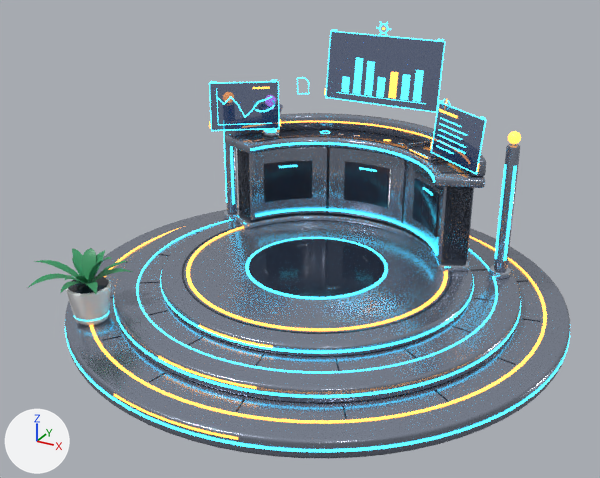
Two versions of the glTF model assets/models/stations/main_desk.glb, one commit apart.
Rendered twice from a 50 mm lens placed at (2.82, -5.41, 3.26), pointed at (-0.03, -0.22, 0.67). The lights are fixed; the arrows at lower left show +X, +Y and +Z. The older version comes first. Vertices at exactly the same position are counted once.

The first picture shows 'main_desk'.
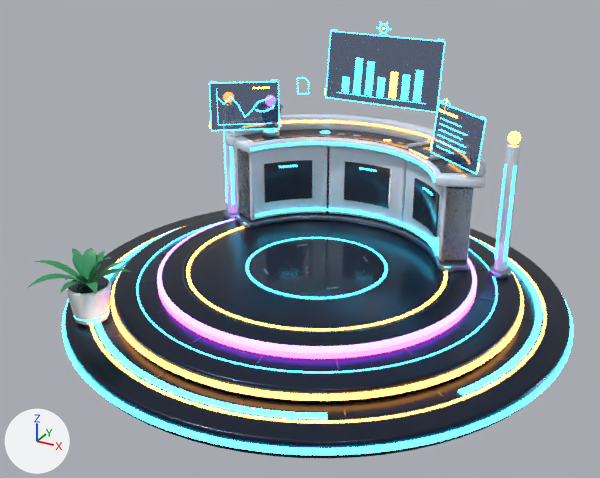
Changed parts and their boxes [x1, y1, x2, y2] in the pictures (600 x 478 px):
'main_desk', surface changed, recoloured, reshaped
    before: [29, 21, 570, 459]
    after: [29, 21, 573, 459]
part 1 of me_main_desk, added
    after: [458, 237, 542, 396]
part 2 of me_main_desk, added
    after: [95, 228, 328, 420]
part 3 of me_main_desk, built on
    before: [65, 271, 570, 453]
    after: [62, 218, 573, 455]
part 4 of me_main_desk, recoloured
    both: [65, 208, 570, 459]

The change, as a list of edits to the scene's bpy script:
```text
Change mat_panel:
    mat_panel.metallic: 0.75 -> 0.0
    mat_panel.base_color: (0.3, 0.34, 0.43) -> (0.693, 0.761, 0.855)  # grey #959eaf -> white #d9e2ee
Change mat_gloworange:
    mat_gloworange.emission_strength: 2.4 -> 7.0
Add mat_glowpinkt2:
    mat_glowpinkt2 = principled_material('GlowPinkT2')
    mat_glowpinkt2.base_color = (1.0, 0.08, 0.69)  # pink #ff50d8
    mat_glowpinkt2.roughness = 0.3
    mat_glowpinkt2.emission_color = (1.0, 0.08, 0.69)  # pink #ff50d8
    mat_glowpinkt2.emission_strength = 6.0
Add mat_glowambert2:
    mat_glowambert2 = principled_material('GlowAmberT2')
    mat_glowambert2.base_color = (1.0, 0.33, 0.045)  # orange #ff9b3c
    mat_glowambert2.roughness = 0.3
    mat_glowambert2.emission_color = (1.0, 0.33, 0.045)  # orange #ff9b3c
    mat_glowambert2.emission_strength = 8.0
Add mat_daismetal:
    mat_daismetal = principled_material('DaisMetal')
    mat_daismetal.base_color = (0.03, 0.04, 0.07)  # dark blue #30384b
    mat_daismetal.metallic = 0.9
    mat_daismetal.roughness = 0.28
Add mat_glowviolett2:
    mat_glowviolett2 = principled_material('GlowVioletT2')
    mat_glowviolett2.base_color = (0.254, 0.107, 1.0)  # purple #8a5cff
    mat_glowviolett2.roughness = 0.3
    mat_glowviolett2.emission_color = (0.254, 0.107, 1.0)  # purple #8a5cff
    mat_glowviolett2.emission_strength = 7.0
Add mat_ringcyan:
    mat_ringcyan = principled_material('RingCyan')
    mat_ringcyan.base_color = (0.05, 0.72, 1.0)  # cyan #3fddff
    mat_ringcyan.roughness = 0.3
    mat_ringcyan.emission_color = (0.05, 0.72, 1.0)  # cyan #3fddff
    mat_ringcyan.emission_strength = 5.0
Add mat_glowcyant2:
    mat_glowcyant2 = principled_material('GlowCyanT2')
    mat_glowcyant2.base_color = (0.05, 0.72, 1.0)  # cyan #3fddff
    mat_glowcyant2.roughness = 0.3
    mat_glowcyant2.emission_color = (0.05, 0.72, 1.0)  # cyan #3fddff
    mat_glowcyant2.emission_strength = 5.0
Change me_main_desk:
    used by ob_main_desk; location = (0.0, 0.0, 0.0)
    remove me_main_desk.from_pydata(...)  # 11865 vertices, 22933 faces; spans x -2.01..2.01, y -2.01..2.01, z 0.0..2.13
    add me_main_desk.from_pydata(...)  # 17333 vertices, 33873 faces; spans x -2.03..2.03, y -2.03..2.03, z 0.0..2.13
    me_main_desk part 1: a new loose piece of 100 vertices spanning x 0.3..1.79, y -0.89..1.76, z 0.14..0.16, in mat_glowcyant2 (cyan #3fddff, glowing cyan #3fddff)
    me_main_desk part 2: a new loose piece of 100 vertices spanning x -1.79..0.89, y -1.79..0.61, z 0.14..0.16, in mat_glowcyant2 (cyan #3fddff, glowing cyan #3fddff)
    me_main_desk part 3: 15 vertices moved within x -1.27..0.88, y -1.61..1.61, z 0.14..0.31; 894 vertices removed from x -2.01..2.01, y -2.01..2.01, z 0.06..0.31; 6162 vertices added at x -2.03..2.03, y -2.03..2.03, z 0.05..0.35
    me_main_desk part 4: 3456 faces spanning x -2.0..2.0, y -2.0..2.0, z 0.0..0.35 switch from mat_panel (grey #959eaf) to mat_daismetal (dark blue #30384b)
    other edits to the shape of me_main_desk do not show in these pictures
    add me_main_desk.materials.append(mat_ringcyan)  # cyan #3fddff, glowing cyan #3fddff
    add me_main_desk.materials.append(mat_glowambert2)  # orange #ff9b3c, glowing orange #ff9b3c
    add me_main_desk.materials.append(mat_glowpinkt2)  # pink #ff50d8, glowing pink #ff50d8
    add me_main_desk.materials.append(mat_glowviolett2)  # purple #8a5cff, glowing purple #8a5cff
    add me_main_desk.materials.append(mat_glowcyant2)  # cyan #3fddff, glowing cyan #3fddff
```
